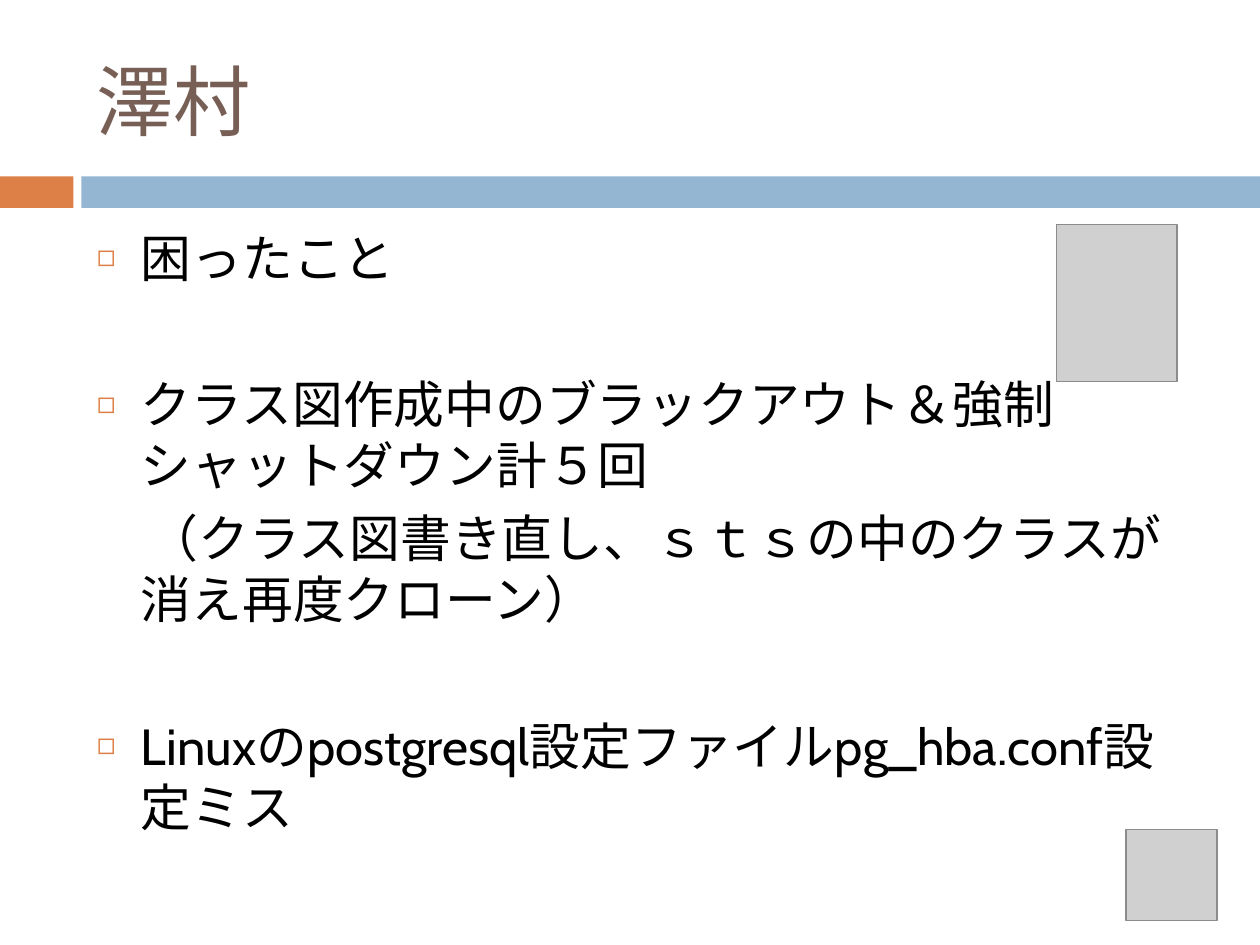
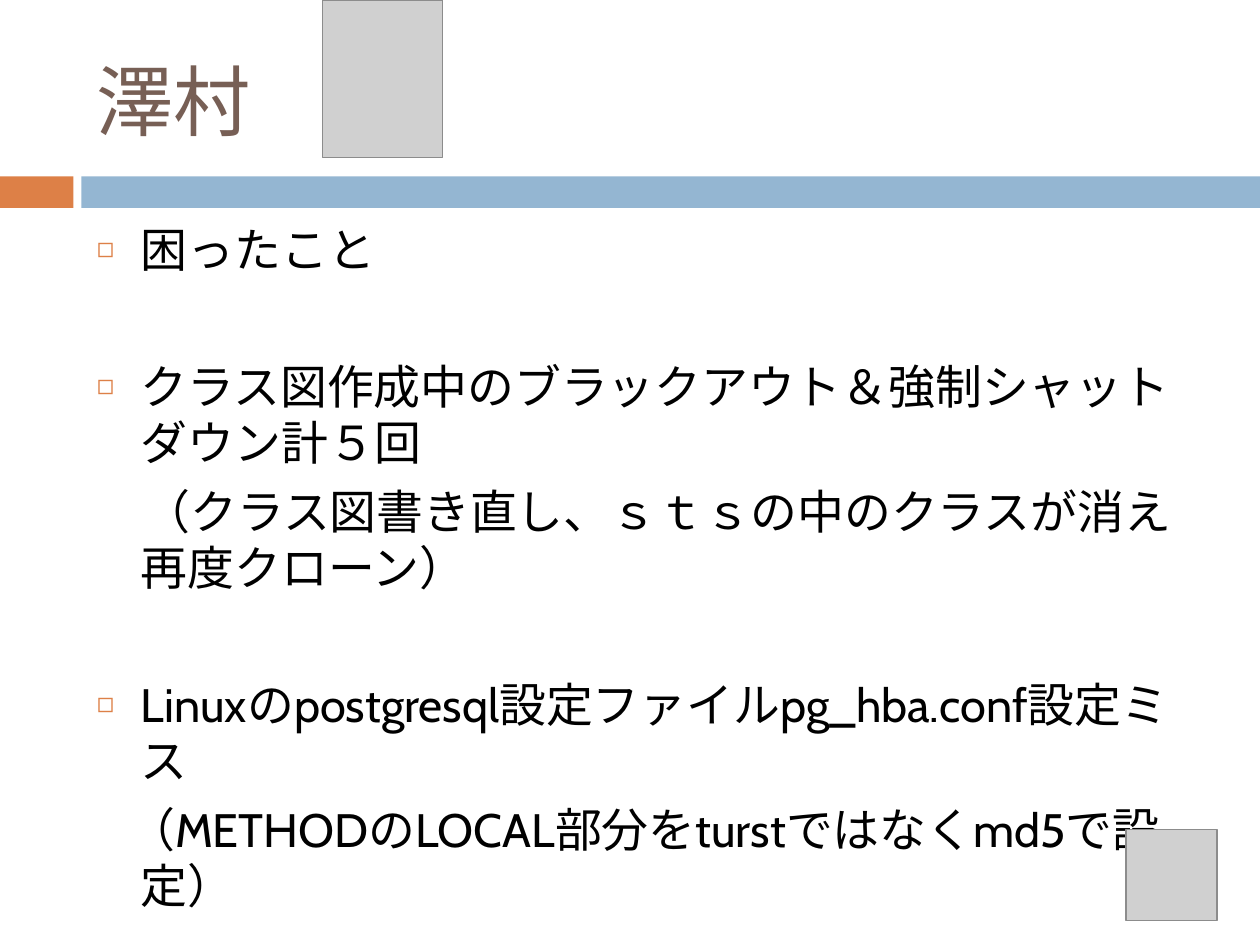
Before and after one commit to chocomegane/springC, a slide deck: slide 18 of document/ECサイト.pptx. Drawn at 1260x945 pixels with LibreOffice and Linux fonts; fonts in the diff are those of the drawing; grey boxes stand for pictures. Boxes give left, top, right and bottom in pixels: in the first picture for what was removed or moved away, otherwise in the second. Text is boxed around its words. In the diff, an @@ line names an element or a change of style, - is before the commit and + after.

```diff
--- a/document/ECサイト.pptx
+++ b/document/ECサイト.pptx
@@ picture: place and size @@
-picture at (1057, 224, 1178, 382)
+picture at (323, 0, 444, 158)
@@ text at (141, 229, 1171, 733): paragraph added @@
+（METHODのLOCAL部分をturstではなくmd5で設定）
@@ text at (141, 229, 1171, 733): size 29 to 26.8 pt in "困ったこと", "クラス図作成中のブラックアウト＆強制シャットダウン計５回", "（クラス図書き直し、ｓｔｓの中のクラスが消え再度クローン）", "Linuxのpostgresql設定ファイルpg_hba.conf設定ミス" @@
```
Also in this commit, not shown: 2 other files.
